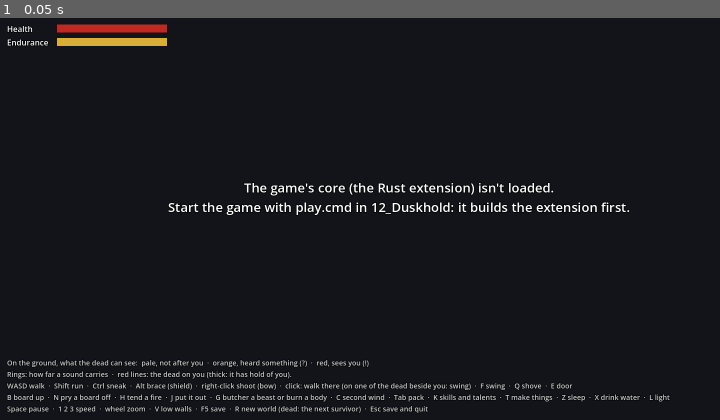
Above: before the commit, frame 1.
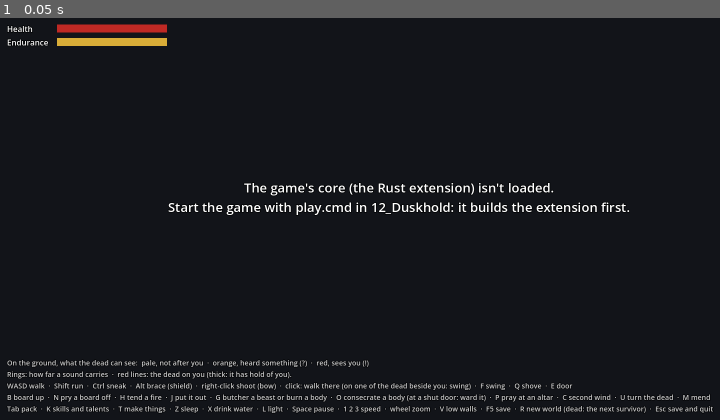
Above: after the commit, the same moment.

Repository: Mossenheimen/Duskhold
Game: Godot game, scene res://main.tscn
Same seed, same stepped clock (60 frames per second), same inputs: the game is played once before the commit and once after it.
Inputs:
- Up to frame 1 (0.05 s): no input

The runs differ from the first frame. In frame 1, 1.2% of the frame differs, in the area x 0-100%, y 93-99%.

Commit message:
Duskhold: the Cleric
The second class, and with it choosing one: a new survivor takes up a
class before it's under way, and the class's kit replaces everyone's.
The Cleric holds faith, spent on turning the dead (U: the dead it sees
within reach flee for a while, let go of it, and strike nobody; a blow
ends it; the wild aren't turned) and on consecrating bodies, and won
back only by prayer at a shrine (P: the abbey's altar or the old
chapel's; anyone may pray, for comfort). Holy water (the chapel's fonts,
the abbey's counter) consecrates a body for anyone (O): it never gets
up, quietly, with no fire. Devotion is the twelfth skill, and ten
talents include Mending (M), Warding a door for the night, Purify,
Steady, Rebuke, Sunder and Last Rites. Save format 23.

Built on a PC without Godot: the client's changes weren't run.

Co-authored-by: Copilot <223556219+Copilot@users.noreply.github.com>

Diff:
--- a/client/actor_view.gd
+++ b/client/actor_view.gd
@@ -23,10 +23,13 @@
 const CURIOUS := Color(1.0, 0.75, 0.25)
 const HUNTING := Color(1.0, 0.22, 0.15)
 const SLEEPING := Color(0.6, 0.72, 1.0)
+## Turned by the holy symbol (DuskWorld.actor_alert() 3): it flees you.
+const TURNED := Color(1.0, 0.95, 0.7)
 const ASLEEP := 3
-## A body burning (DuskWorld.actor_remains() 1), and burnt (2).
+## A body burning (DuskWorld.actor_remains() 1), burnt (2), and consecrated (4).
 const BURNING := 1
 const ASH := 2
+const HALLOWED := 4
 const FIRE := Color(1.0, 0.5, 0.18)
 const CINDERS := Color(0.13, 0.12, 0.11)
 ## How far a burning body's light reaches, in tiles: rules.toml's [burning] light, plus a tile
@@ -118,7 +121,7 @@
 	rotation.y = _turn
 
 
-## 0 unaware, 1 curious, 2 hunting (DuskWorld.actor_alert()). A new mark pops.
+## 0 unaware, 1 curious, 2 hunting, 3 turned (DuskWorld.actor_alert()). A new mark pops.
 func show_alert(level: int, delta: float) -> void:
 	if level != _alert:
 		_alert = level
@@ -128,14 +131,14 @@
 	_mark.scale = Vector3.ONE * (1.0 + _pop * 0.6)
 
 
-## The mark over its head: "z" asleep, else what it knows of you.
+## The mark over its head: "z" asleep, else what it knows of you ("+" turned: it flees you).
 func _show_mark() -> void:
 	if _state == ASLEEP:
 		_mark.text = "z"
 		_mark.modulate = SLEEPING
 	else:
-		_mark.text = ["", "?", "!"][_alert]
-		_mark.modulate = [Color.WHITE, CURIOUS, HUNTING][_alert]
+		_mark.text = ["", "?", "!", "+"][_alert]
+		_mark.modulate = [Color.WHITE, CURIOUS, HUNTING, TURNED][_alert]
 
 
 func _material(colour: Color) -> StandardMaterial3D:
@@ -168,13 +171,15 @@
 	_body.rotation_degrees.x = _pitch
 
 
-## What's become of its body (DuskWorld.actor_remains(): 0 nothing, 1 burning, 2 ash). Burning,
-## it glows and throws a flickering light, with no shadows (a pile of them would cost too much);
-## burnt, it's a low, dark smear.
+## What's become of its body (DuskWorld.actor_remains(): 0 nothing, 1 burning, 2 ash, 4 hallowed).
+## Burning, it glows and throws a flickering light, with no shadows (a pile of them would cost too
+## much); burnt, it's a low, dark smear; consecrated, it lies pale.
 func show_remains(remains: int, _delta: float) -> void:
 	if remains != _remains:
 		_remains = remains
-		if remains == BURNING:
+		if remains == HALLOWED:
+			_skin.albedo_color = _colour.darkened(0.55).lerp(TURNED, 0.35)
+		elif remains == BURNING:
 			_skin.albedo_color = _colour.darkened(0.7)
 			_skin.emission_enabled = true
 			_skin.emission = FIRE
--- a/client/bag.gd
+++ b/client/bag.gd
@@ -22,6 +22,7 @@
 const OIL := 7
 const SHIELD := 8
 const BOW := 9
+const HOLY := 10
 ## Numbers a stack takes, and a container's header, in DuskWorld's arrays.
 const STACK := 4
 const HEADER := 5
@@ -35,6 +36,8 @@
 var say: Callable
 ## Burns the body beside you, or says why not (main.gd's G).
 var burn: Callable
+## Consecrates the body beside you, or says why not (main.gd's O).
+var hallow: Callable
 
 var _dusk: Node
 var _names := PackedStringArray()
@@ -221,6 +224,8 @@
 				_button(row, "Take", func() -> void: _take_cure(slot, def))
 			OIL:
 				_button(row, "Burn a body", func() -> void: burn.call())
+			HOLY:
+				_button(row, "Consecrate a body", func() -> void: hallow.call())
 		if stash.x >= 0:
 			_button(row, "Stash", func() -> void: _dusk.put_item(stash.x, stash.y, slot, def))
 		if trading:
--- a/client/hud.gd
+++ b/client/hud.gd
@@ -1,12 +1,12 @@
 extends CanvasLayer
 ## What's drawn over the world: the state of play and the clock, your body (health, endurance,
-## wounds), Zomboid's moodle column, the controls, what just happened, a red flash when the dead
-## hurt you, a dark veil while you sleep, and how you died.
+## a Cleric's faith, wounds), Zomboid's moodle column, the controls, what just happened, a red
+## flash when the dead hurt you, a dark veil while you sleep, how you died, and who comes next.
 
 const LINE_LIFE := 6.0  # seconds a line of news stays
 const FLASH_LIFE := 0.6
 
-const CONTROLS := "WASD walk  ·  Shift run  ·  Ctrl sneak  · …(215 unchanged characters)… ·  G butcher a beast or burn a body  ·  C second wind  ·  Tab pack  ·  K skills and talents  ·  T make things  ·  Z sleep  ·  X drink water  ·  L light\nSpace pause  ·  1 2 3 speed  ·  wheel zo …(95 unchanged characters)…
+const CONTROLS := "WASD walk  ·  Shift run  ·  Ctrl sneak  · …(215 unchanged characters)… ·  G butcher a beast or burn a body  ·  O consecrate a body (at a shut door: ward it)  ·  P pray at an altar  ·  C second wind  ·  U turn the dead  ·  M mend\nTab pack  ·  K skills and talents  ·  T make things  ·  Z sleep  ·  X drink water  ·  L light  ·  Space pause  ·  1 2 3 speed  ·  wheel zo …(95 unchanged characters)…
 const LEGEND := "On the ground, what the dead can see:  pale, not after you  ·  orange, heard something (?)  ·  red, sees you (!)\nRings: how far a sound carries  ·  red lines: the dead on you (thick: it has hold of you)."
 
 ## The moodles, by DuskWorld.character_moodles() code: a name for each level, what it does to
@@ -68,6 +68,8 @@
 var _flash_left := 0.0
 var _health: ProgressBar
 var _endurance: ProgressBar
+var _faith: ProgressBar  # a Cleric's (DuskWorld.faith()): hidden for a class without any
+var _choice: Label  # who comes into the world: the classes to choose from
 var _breath: Label
 var _wounds: Label
 var _level: Label
@@ -123,6 +125,8 @@
 	_held.horizontal_alignment = HORIZONTAL_ALIGNMENT_CENTER
 	_held.position.y += 120.0
 	_held.add_theme_color_override("font_color", Color(1.0, 0.35, 0.3))
+	_choice = _label(24, Control.PRESET_CENTER)
+	_choice.horizontal_alignment = HORIZONTAL_ALIGNMENT_CENTER
 	_build_action_bar()
 	_build_body_panel()
 	_build_moodle_column()
@@ -220,6 +224,7 @@
 	_ages.clear()
 	_flash_left = 0.0
 	_death.text = ""
+	_choice.text = ""
 	_veil.visible = false
 	_asleep.text = ""
 	_shown_moodles = PackedInt32Array()
@@ -269,6 +274,21 @@
 			_held.text = "IT HAS HOLD OF YOU\nF struggle  ·  %s" % shove
 		_:
 			_held.text = "%d HAVE HOLD OF YOU\nF struggle  ·  %s  ·  three drag you down" % [holding, shove]
+
+
+## Your faith (DuskWorld.faith(): [now, the most], in points): a bar under endurance, for a class
+## that has any.
+func show_faith(faith: PackedInt32Array) -> void:
+	var most := faith[1] if faith.size() > 1 else 0
+	_faith.get_parent().visible = most > 0
+	if most > 0:
+		_faith.max_value = most
+		_faith.value = faith[0]
+
+
+## Who comes into the world: the classes to choose from, or "" once one's chosen.
+func show_choice(text: String) -> void:
+	_choice.text = text
 
 
 ## The moodle column, from DuskWorld.character_moodles(): rebuilt only when it changes.
@@ -371,6 +391,8 @@
 	panel.add_child(_level)
 	_health = _bar(panel, "Health", Color(0.75, 0.16, 0.14))
 	_endurance = _bar(panel, "Endurance", Color(0.85, 0.68, 0.22))
+	_faith = _bar(panel, "Faith", Color(0.82, 0.84, 1.0))
+	_faith.get_parent().visible = false
 	_breath = Label.new()
 	_breath.add_theme_color_override("font_color", Color(1.0, 0.75, 0.3))
 	_breath.add_theme_constant_override("outline_size", 6)
--- a/client/main.gd
+++ b/client/main.gd
@@ -13,7 +13,9 @@
 ## logs (take what's kept by the fire beside you), fire (tend it), smother, sleep, drink (from
 ## water), light, skills (the panel), board or unboard, sneak, shield (take one up), brace, bow (take one up), shoot (the nearest of the dead you see), cook (the last cooked recipe
 ## that can be made), butcher (G), hunt (shoot the nearest
-## beast within a bow's reach) S real seconds in;
+## beast within a bow's reach), turn (the dead: U), pray (P), consecrate or ward (O), mend (M)
+## S real seconds in;
+## --class=NAME take up that class at the start (a trial run asks for none: the first, else);
 ## --news print the news too (for --headless); --hour=H start at that hour of the day;
 ## --save=PATH carry on from that save if it's there, and save to it.
 ##
@@ -130,6 +132,13 @@
 const SPOILED := 87
 const STARTLED := 88
 const BUTCHERED := 89
+const CLASS_CHOSEN := 90
+const TURNED := 91
+const PRAYED := 92
+const CONSECRATED := 93
+const HEALED := 94
+const WARDED := 95
+const WARD_FADED := 96
 ## Rain streaks falling round the camera, by DuskWorld.rain() (dry, rain, heavy).
 const RAIN_DROPS := [0, 700, 1800]
 ## What your own timed actions are called, by DuskWorld.actor_actions() kind (5 on).
@@ -141,7 +150,8 @@
 	26: "Claiming the bounty", 27: "Having it read", 28: "Having the curse lifted",
 	29: "Catching your breath", 30: "Laying the fire", 31: "Lighting the fire",
 	32: "Putting the fire out", 33: "Making it", 34: "Breaking it down", 36: "Drawing the bow",
-	37: "Butchering it"}
+	37: "Butchering it", 38: "Holding up the holy symbol", 39: "Praying", 40: "Consecrating it",
+	41: "Mending the wound", 42: "Warding the door"}
 ## A body that rose as a revenant (DuskWorld.actor_remains()): nothing's left to draw.
 const RISEN_BODY := 3
 ## A light, by DuskWorld.item_kinds().
@@ -227,6 +237,9 @@
 var save_path := ""  # where the game is saved; "" for a trial run, which isn't
 var saved_hour := -1  # the game hour of the last autosave
 var restart_asked := -100.0  # when R last asked "abandon this world?", in seconds played
+var class_wanted := ""  # --class: the class a trial run's survivors take up
+var choosing_class := false  # the game waits, paused, for a class to be chosen
+var class_texts := PackedStringArray()  # every class's name and line (DuskWorld.class_texts())
 
 
 func _ready() -> void:
@@ -259,6 +272,7 @@
 	add_child(bag)
 	bag.say = hud.say
 	bag.burn = _burn_body
+	bag.hallow = _hallow
 	litter = Litter.new()
 	add_child(litter)
 	skills = Skills.new()
@@ -332,6 +346,9 @@
 	dusk.speed = start_speed
 	var clock: PackedInt32Array = dusk.clock()
 	saved_hour = clock[1]
+	choosing_class = false
+	if not loaded:
+		_offer_classes()
 	if loaded:
 		dead = dusk.character_body()[3] == 1
 		if dead:
@@ -389,6 +406,7 @@
 	var body: PackedInt32Array = dusk.character_body()
 	held = body[5] if body.size() > 5 else 0
 	hud.show_body(body, dusk.character_wounds(), dusk.can_shove())
+	hud.show_faith(dusk.faith())
 	hud.show_deeds(dusk.character_deeds())
 	_mind_the_ground()
 	var doing := _my_action()
@@ -407,6 +425,14 @@
 		_save("")
 		get_tree().quit()
 	if dusk == null:
+		return
+	# Who comes into the world: a number takes up that class, and nothing else is heeded.
+	if choosing_class:
+		var key := event as InputEventKey
+		if key and key.pressed and not key.echo:
+			var n: int = int(key.physical_keycode) - int(KEY_1)
+			if n >= 0 and n < class_texts.size() / 2:
+				_take_up_class(n)
 		return
 	var mouse := event as InputEventMouseButton
 	if mouse and mouse.pressed:
@@ -454,6 +480,14 @@
 			dusk.second_wind()
 		else:
 			hud.say("No second wind: it takes the talent, and comes back when you've slept.")
+	elif event.is_action_pressed("turn") and not dead:
+		_turn_the_dead()
+	elif event.is_action_pressed("pray") and not dead:
+		_pray()
+	elif event.is_action_pressed("hallow") and not dead:
+		_hallow()
+	elif event.is_action_pressed("mend") and not dead:
+		_mend()
 	elif event.is_action_pressed("unboard") and not dead:
 		_pry_board()
 	elif event.is_action_pressed("tend_fire") and not dead:
@@ -549,7 +583,7 @@
 
 ## WASD, as a heading on screen. The core turns it into a heading on the map.
 func _steer() -> void:
-	if dead:
+	if dead or choosing_class:
 		return
 	var right := int(Input.is_action_pressed("walk_right")) - int(Input.is_action_pressed("walk_left"))
 	var up := int(Input.is_action_pressed("walk_up")) - int(Input.is_action_pressed("walk_down"))
@@ -638,6 +672,95 @@
 			hud.say("You need a flame: hold up a lit torch or candle (L).")
 		_:
 			dusk.burn()
+
+
+## Who comes into the world: a new survivor takes up a class before it's under way. The player's
+## own game asks, paused, each class with its line; a trial run asks nothing (--class says which,
+## else it stays the first), so scripts and pictures run unattended.
+func _offer_classes() -> void:
+	class_texts = dusk.class_texts()
+	var count := class_texts.size() / 2
+	if count < 2 or not dusk.can_choose_class():
+		return
+	if not OS.get_cmdline_user_args().is_empty():
+		for c in count:
+			if class_texts[c * 2].to_lower() == class_wanted.to_lower():
+				_take_up_class(c)
+		return
+	choosing_class = true
+	dusk.paused = true
+	var lines := ["Who comes to the abbey?", ""]
+	for c in count:
+		lines.append("%d   %s: %s" % [c + 1, class_texts[c * 2], class_texts[c * 2 + 1]])
+	lines.append("")
+	lines.append("Press a number.")
+	hud.show_choice("\n".join(lines))
+
+
+## Takes up class `c` (by DuskWorld.class_texts()): its kit in place of the one you came with.
+func _take_up_class(c: int) -> void:
+	if not dusk.choose_class(c):
+		return
+	if choosing_class:
+		choosing_class = false
+		hud.show_choice("")
+		dusk.paused = false
+	bag.start(dusk)
+	skills.start(dusk)
+	_save("")
+
+
+## U: hold up the holy symbol and turn the dead (a Cleric's). The core says whether you can.
+func _turn_the_dead() -> void:
+	match dusk.turn_check():
+		-1:
+			hud.say("Only a Cleric can turn the dead.")
+		-2:
+			hud.say("Your faith is spent. Pray at an altar (P): the abbey's, or the old chapel's in town.")
+		_:
+			dusk.turn()
+
+
+## P: kneel and pray at the altar beside you. Anyone may, for comfort; a Cleric's faith comes back.
+func _pray() -> void:
+	if dusk.pray_check() == 1:
+		dusk.pray()
+	else:
+		hud.say("There's no altar beside you to pray at: the abbey's chapel has one, and so does the old chapel in town.")
+
+
+## O: consecrate the body beside you, with holy water (or a Cleric's faith): it never gets up. With
+## no body beside you, a Cleric with Warding wards the shut door beside you instead.
+func _hallow() -> void:
+	var body: int = dusk.consecrate_check()
+	if body >= 0:
+		dusk.consecrate()
+		return
+	if body == -2:
+		hud.say("You need holy water to consecrate it: the abbey sells it, and the chapel's fonts hold it.")
+		return
+	match dusk.ward_check():
+		1:
+			dusk.ward()
+		-2:
+			hud.say("There's no body beside you to consecrate, nor a shut door to ward.")
+		-3:
+			hud.say("Not enough faith to ward the door. Pray at an altar (P).")
+		_:
+			hud.say("There's no body beside you to consecrate.")
+
+
+## M: mend your worst bleeding wound with faith (Mending, a Cleric's talent).
+func _mend() -> void:
+	match dusk.heal_check():
+		1:
+			dusk.heal()
+		-2:
+			hud.say("There's nothing to mend.")
+		-3:
+			hud.say("Not enough faith to mend it. Pray at an altar (P).")
+		_:
+			hud.say("Mending is a Cleric's talent.")
 
 
 ## H: tend the hearth, stove or forge beside you: lay a piece of fuel on, or once it's laid,
@@ -953,7 +1076,7 @@
 				# The first of the dead you see go down: what happens next, and what stops it.
 				if who != me and _seen(who) and not told_get_up:
 					told_get_up = true
-					hud.say("It'll get up again in a day or so, unless you burn it: oil and a flame, G.")
+					hud.say("It'll get up again in a day or so, unless you burn it (oil and a flame, G) or consecrate it (holy water, O).")
 			GOT_UP:
 				if _seen(who):
 					hud.say("%s gets up again!" % _a(who))
@@ -997,6 +1120,35 @@
 				if who == me:
 					hud.say("You catch your second wind.")
 					hud.flash_good()
+			CLASS_CHOSEN:
+				if who == me and extra * 2 < class_texts.size():
+					hud.say("You take up the %s's way." % class_texts[extra * 2])
+			TURNED:
+				if who == me:
+					var turned := extra % 1000
+					var fell := floori(extra / 1000.0)
+					if turned + fell == 0:
+						hud.say("You hold up the holy symbol, but none of the dead near you see it.")
+					else:
+						hud.say("You hold up the holy symbol! %d of the dead turn and flee%s." % [turned, ", and %d fall" % fell if fell > 0 else ""])
+						hud.flash_good()
+			PRAYED:
+				if who == me:
+					hud.say("You pray. Your faith comes back, and your dread eases." if extra == 1 else "You pray, and your dread eases.")
+					hud.flash_good()
+			CONSECRATED:
+				if who == me:
+					hud.say("You pour the holy water over it. It won't get up again." if extra == 1 else "You say the rites over it. It won't get up again.")
+			HEALED:
+				if who == me:
+					hud.say("Your faith closes the wound.")
+					hud.flash_good()
+			WARDED:
+				if who == me:
+					hud.say("You ward the door. The dead won't beat on it tonight.")
+			WARD_FADED:
+				if _near(events[i + 3], events[i + 4], 16.0):
+					hud.say("The ward on the door has faded.")
 			RAIN_BEGAN:
 				hud.say("It's raining hard. Lights gutter outdoors; sound and blood don't carry far." if extra == 1 else "It starts to rain: lights gutter outdoors, and the dead hear and smell less.")
 			RAIN_ENDED:
@@ -1255,6 +1407,7 @@
 	craft.start(dusk)
 	hud.say("%s comes to the abbey. Somewhere out there, the last one's body lies in its gear." % dusk.actor_name(me))
 	_save("")
+	_offer_classes()
 
 
 func _move_camera(delta: float) -> void:
@@ -1479,6 +1632,10 @@
 		"board": [KEY_B],
 		"burn": [KEY_G],
 		"second_wind": [KEY_C],
+		"turn": [KEY_U],
+		"pray": [KEY_P],
+		"hallow": [KEY_O],
+		"mend": [KEY_M],
 		"unboard": [KEY_N],
 		"tend_fire": [KEY_H],
 		"smother_fire": [KEY_J],
@@ -1527,6 +1684,8 @@
 			save_path = value
 		elif arg.begins_with("--hour="):
 			start_hour = value.to_int()
+		elif arg.begins_with("--class="):
+			class_wanted = value
 
 
 ## --shot: saves what's on the screen once the time has come, then quits.
@@ -1634,6 +1793,14 @@
 				_tend_fire()
 			"smother":
 				_smother_fire()
+			"turn":
+				_turn_the_dead()
+			"pray":
+				_pray()
+			"consecrate", "ward":  # O: a body beside you consecrated, else a door warded
+				_hallow()
+			"mend":
+				_mend()
 			"next":  # after a death, the next survivor
 				_next_survivor()
 
Not shown, changed: ARCHITECTURE.md
Not shown, changed: CLAUDE.md
Not shown, changed: CONCEPT.md
Not shown, changed: crates/dusk-cli/src/main.rs
Not shown, changed: crates/dusk-core/src/actor.rs
Not shown, changed: crates/dusk-core/src/archery.rs
Not shown, changed: crates/dusk-core/src/barricade.rs
Not shown, changed: crates/dusk-core/src/class.rs
Not shown, changed: crates/dusk-core/src/combat.rs
Not shown, changed: crates/dusk-core/src/creature.rs
Not shown, changed: crates/dusk-core/src/dread.rs
Not shown, added: crates/dusk-core/src/faith.rs
(and 22 more such lines)
